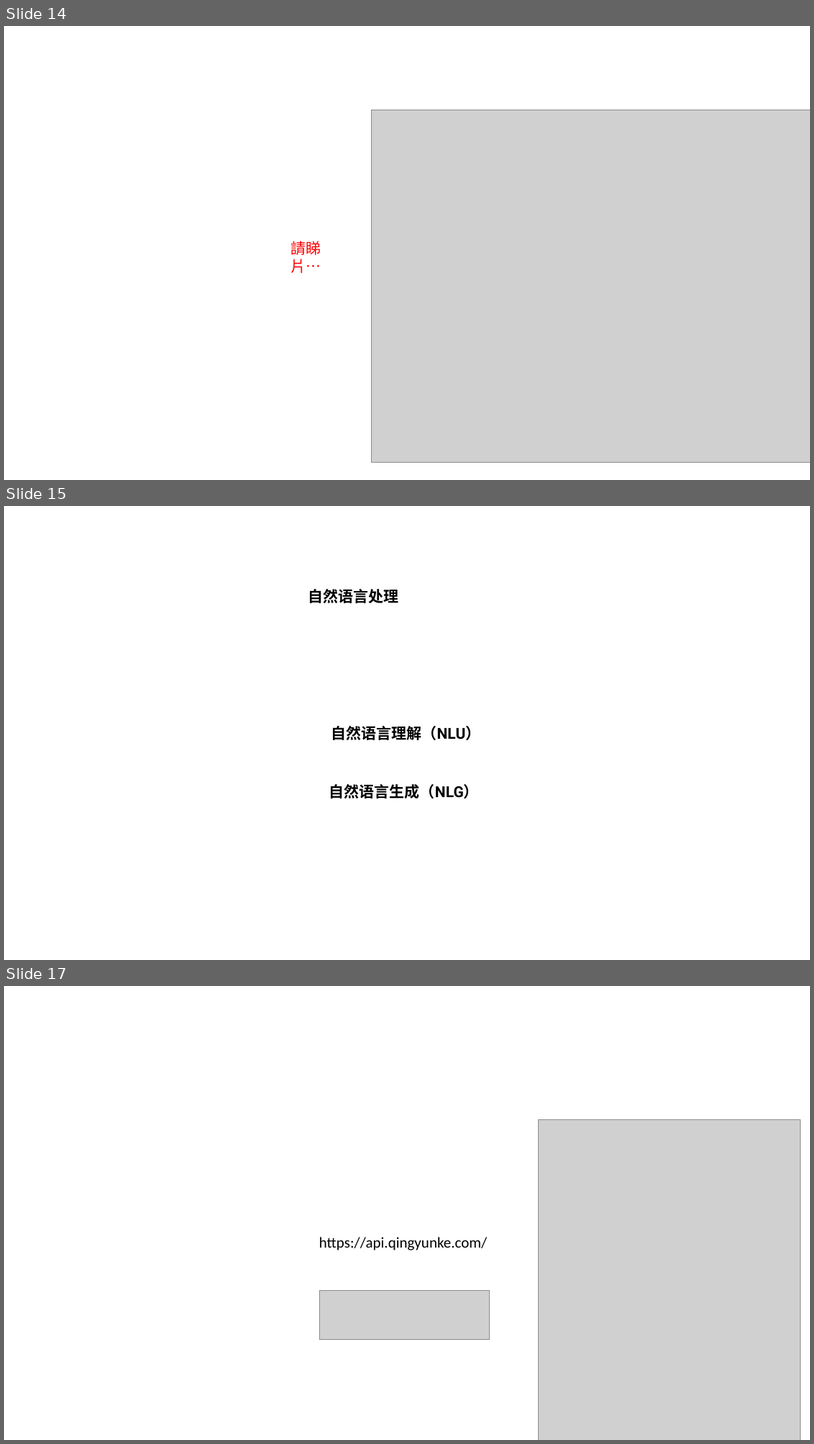
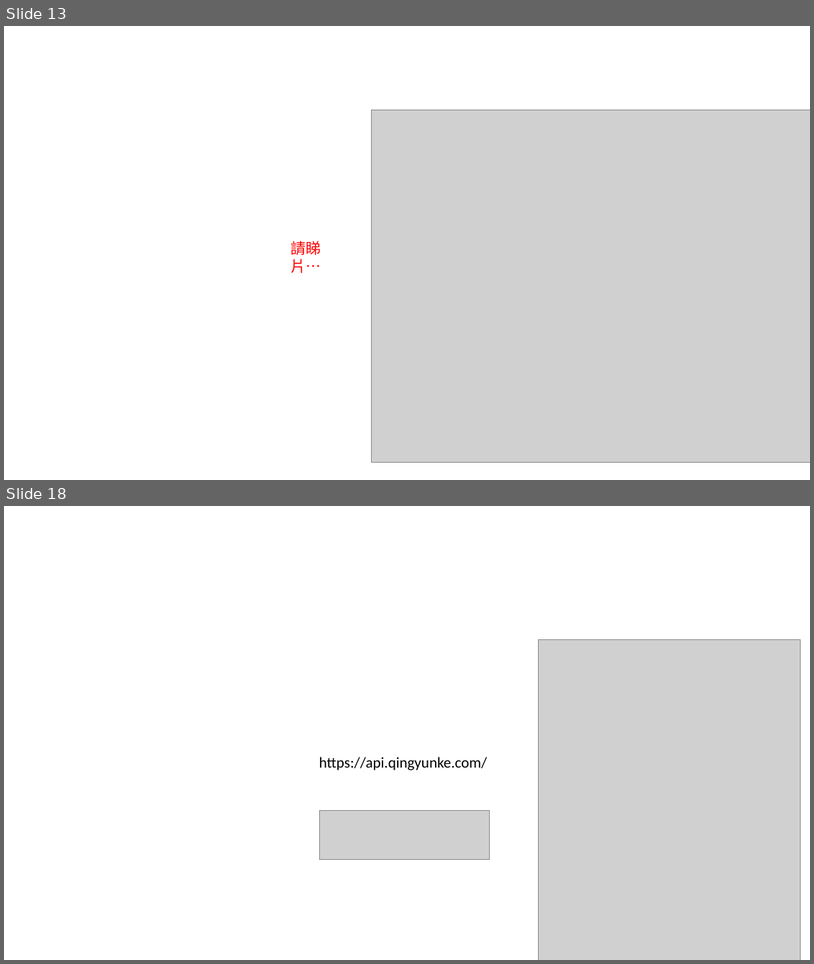
Before and after one commit to pcmsricky/chatbot, a slide deck: NLP2.pptx. Shown one above the other, each under a label of ours: slides 14, 15 and 17 before the commit, slides 13 and 18 after it; the slides between them are not shown. The pictures are 814x1444 and 814x964 pixels, drawn with LibreOffice and Linux fonts; fonts in the diff are those of the drawing; grey boxes stand for pictures; background and template pictures are left out. Boxes give left, top, right and bottom in pixels: in the first picture for what was removed or moved away, otherwise in the second. Text is boxed around its words. In the diff, an @@ line names an element or a change of style, - is before the commit and + after.

```diff
--- a/NLP2.pptx
+++ b/NLP2.pptx
@@ slide 15 removed at box(4, 506, 810, 960), background picture (left out) @@
@@ text removed at box(308, 589, 399, 603) @@
-自然语言处理
@@ text removed at box(332, 726, 481, 740) @@
-自然语言理解（NLU）
@@ text removed at box(329, 784, 479, 798) @@
-自然语言生成（NLG）
@@ what was slide 14 is now slide 13 @@
@@ what was slide 17 is now slide 18 @@
```
Also in this commit, not shown: 2 slides changed, 1 slide added, 2 other files.
